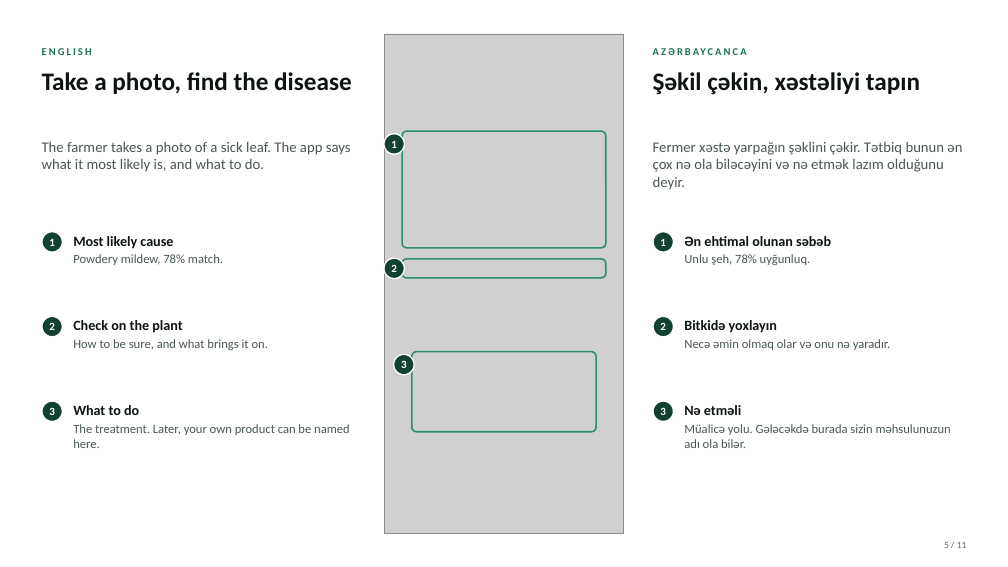
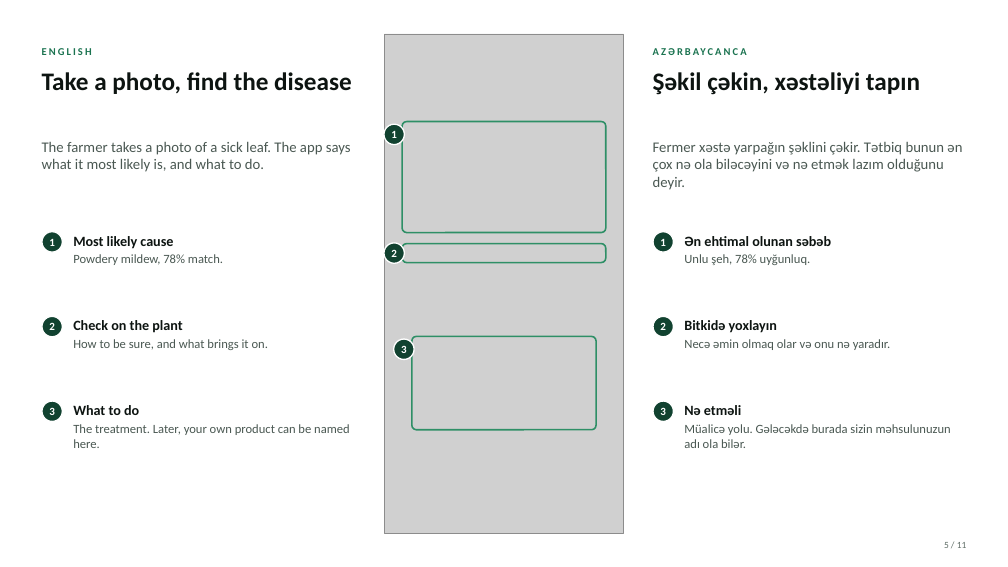
Before and after one commit to romainbigare/white-label-mockup, a slide deck: slide 5 of docs/Wafra_Farm_Health_and_Advice_v1.7.1.pptx. Drawn at 1008x567 pixels with LibreOffice and Linux fonts; fonts in the diff are those of the drawing; grey boxes stand for pictures. Boxes give left, top, right and bottom in pixels: in the first picture for what was removed or moved away, otherwise in the second. Text is boxed around its words. In the diff, an @@ line names an element or a change of style, - is before the commit and + after.

```diff
--- a/docs/Wafra_Farm_Health_and_Advice_v1.7.1.pptx
+++ b/docs/Wafra_Farm_Health_and_Advice_v1.7.1.pptx
@@ text "1": place and size @@
-text "1" at (391, 141, 397, 148)
+text "1" at (391, 131, 397, 138)
@@ ellipse: place and size @@
-ellipse at (384, 134, 405, 154)
+ellipse at (384, 124, 405, 144)
@@ rounded rectangle: place and size @@
-rounded rectangle at (402, 131, 606, 247)
+rounded rectangle at (402, 122, 606, 233)
@@ rounded rectangle at (402, 122, 606, 233): proportions changed @@
@@ 2 texts, 2 ellipses, 1 rounded rectangle: place and size @@
-2 texts, 2 ellipses, 1 rounded rectangle at (384, 259, 606, 375)
+2 texts, 2 ellipses, 1 rounded rectangle at (384, 243, 606, 360)
@@ rounded rectangle at (412, 337, 597, 430): proportions changed @@
@@ rounded rectangle: place and size @@
-rounded rectangle at (412, 352, 597, 432)
+rounded rectangle at (412, 337, 597, 430)
```
Also in this commit, not shown: 7 other slides changed, 15 other files.
